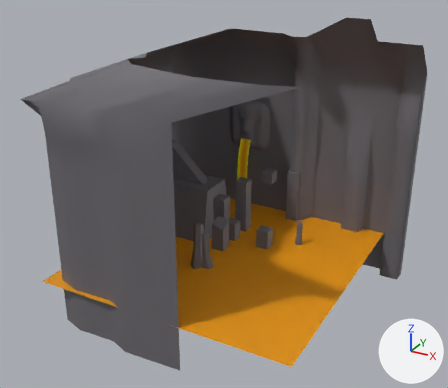
A saved change to the FBX model Assets/Game Assets/IMPORTS/Levels/Lava_Cave/lava_cave_environment.fbx.
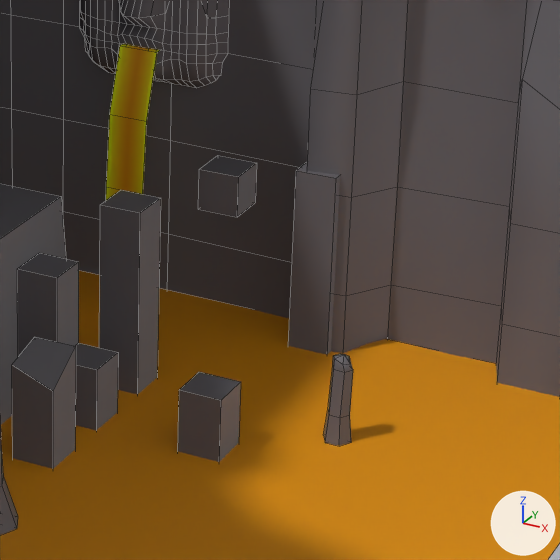
Each version appears first whole from a 50 mm lens placed at (29.88, -38.2, 17.43), pointed at (8.9, -0.06, -1.64), and next in a close-up on the part from 47% to 80% of the width and 33% to 71% of the height. Arrows for +X, +Y and +Z are at lower right; the lights stay in place. The close-ups show mesh edges as thin lines. Where no turn or scale is listed for an object, it has been applied to the vertices. Vertices at the same position are counted once.

In view in the first close-up: 'cave', 'lake', 'waterfall'.
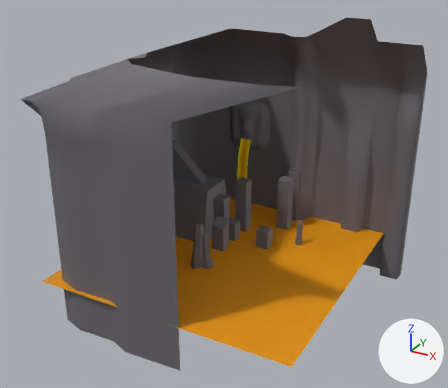
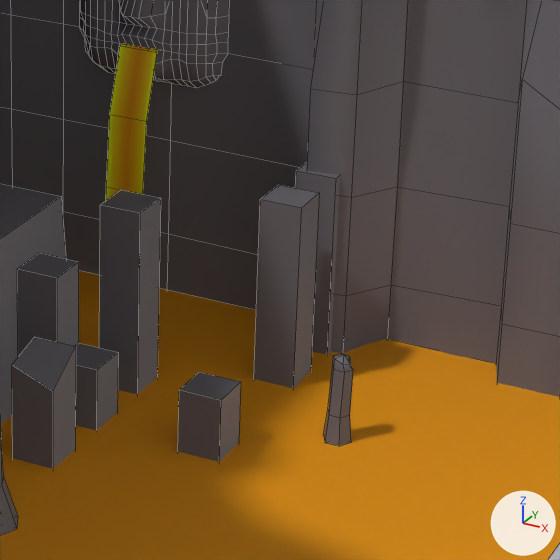
Location of each change, [x1, y1, x2, y2] in pixels of the close-ups (560 x 560 px):
part 1 of me_mesh_002, added: after [254, 185, 319, 388]
part 2 of me_mesh_002, deleted (black): before [198, 156, 257, 217]

The edits, one by one:
me_mesh_002 has 780 vertices, 700 faces and spans x -6.0..20.9, y -10.4..10.6, z -10.5..11.0.
me_mesh_002 is used by ob_cave; location (0.0, 0.0, 0.0).
me_mesh_002 part 1: a new loose piece, a box spanning x 10.5..11.5, y 6.5..7.5, z -7.5..-2.5, in mat_phong3 (picture img_lava_cave_environment_png).
me_mesh_002 part 2: the loose piece of 8 vertices spanning x 8.5..9.5, y 7.5..8.5, z -3.5..-2.5 is deleted.
